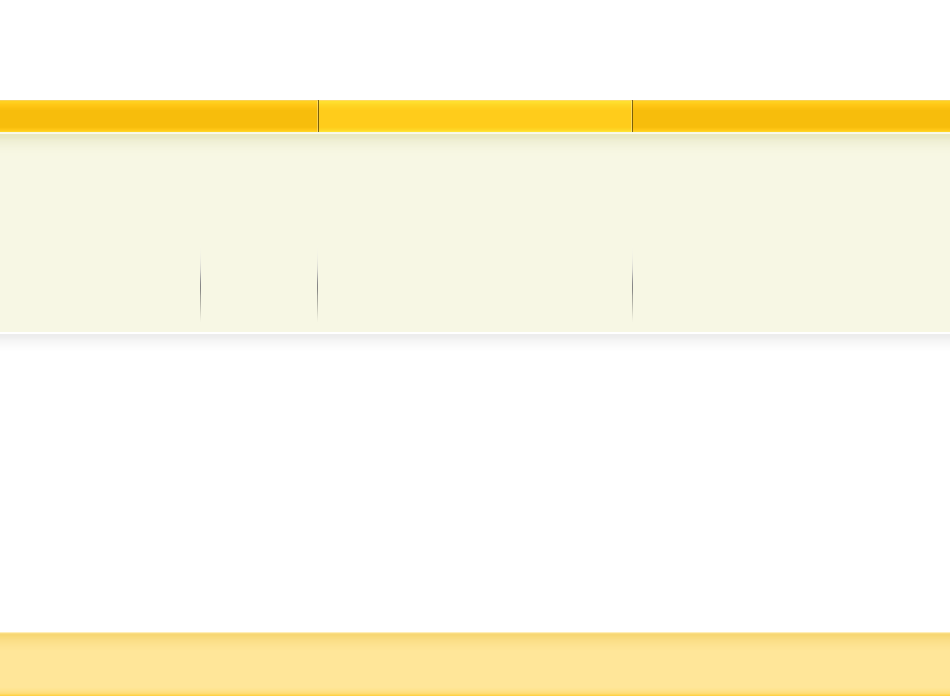
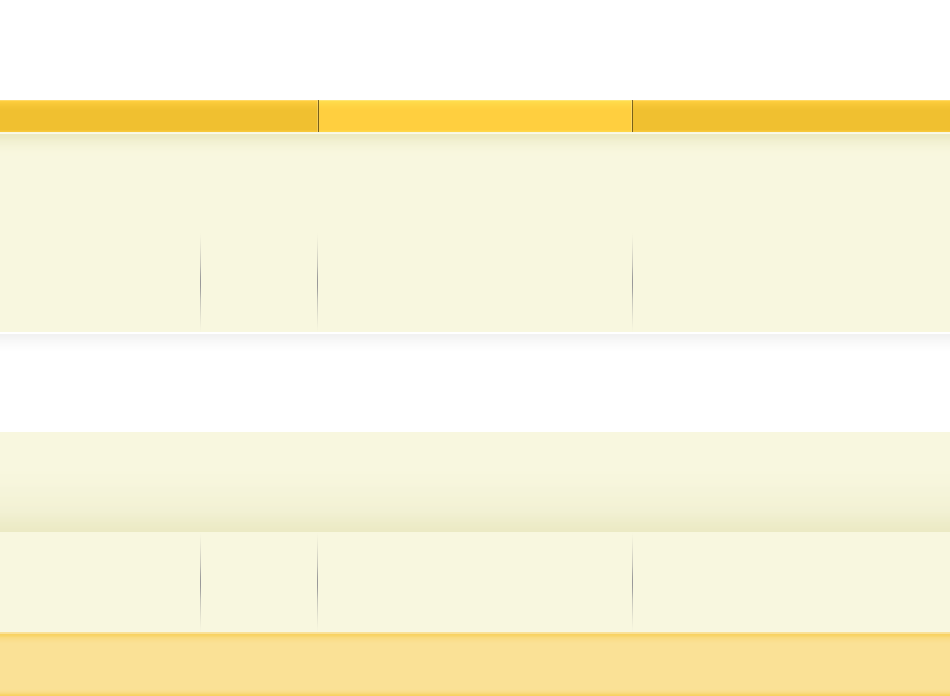
The second 950x696 image is a revision of the first. Changes to its layers:
painted on "navbar button" over [0, 100, 950, 132]
painted on "navbar" over [0, 100, 950, 132]
painted on "header widgets" over [0, 132, 950, 232]
painted on "header boxes" over [0, 232, 950, 332]
renamed "footer stroke" to "footer widgets shadow", blend screen → normal, moved it above "footer widgets", painted on it over [0, 632, 950, 633]
painted on "footer widgets" over [0, 432, 950, 532]
painted on "footer boxes" over [0, 532, 950, 632]
painted on "footer" over [0, 632, 950, 696]
